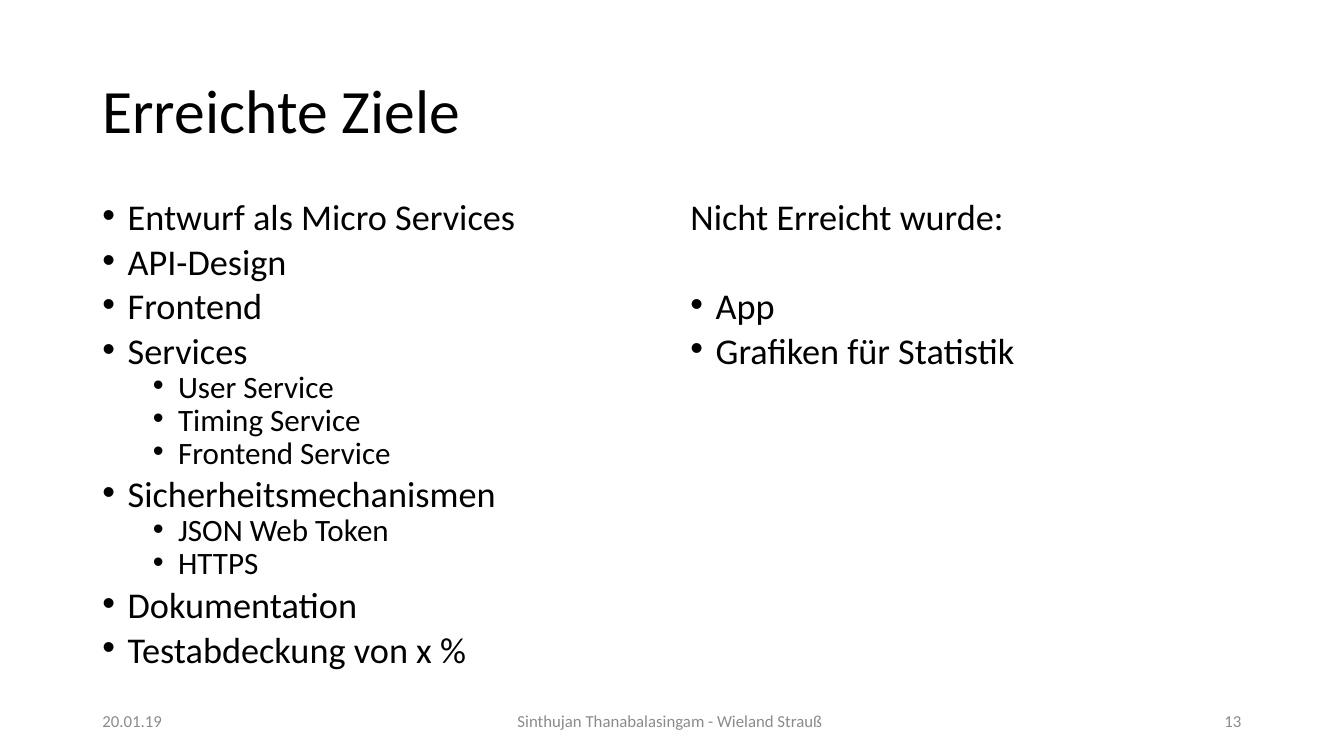
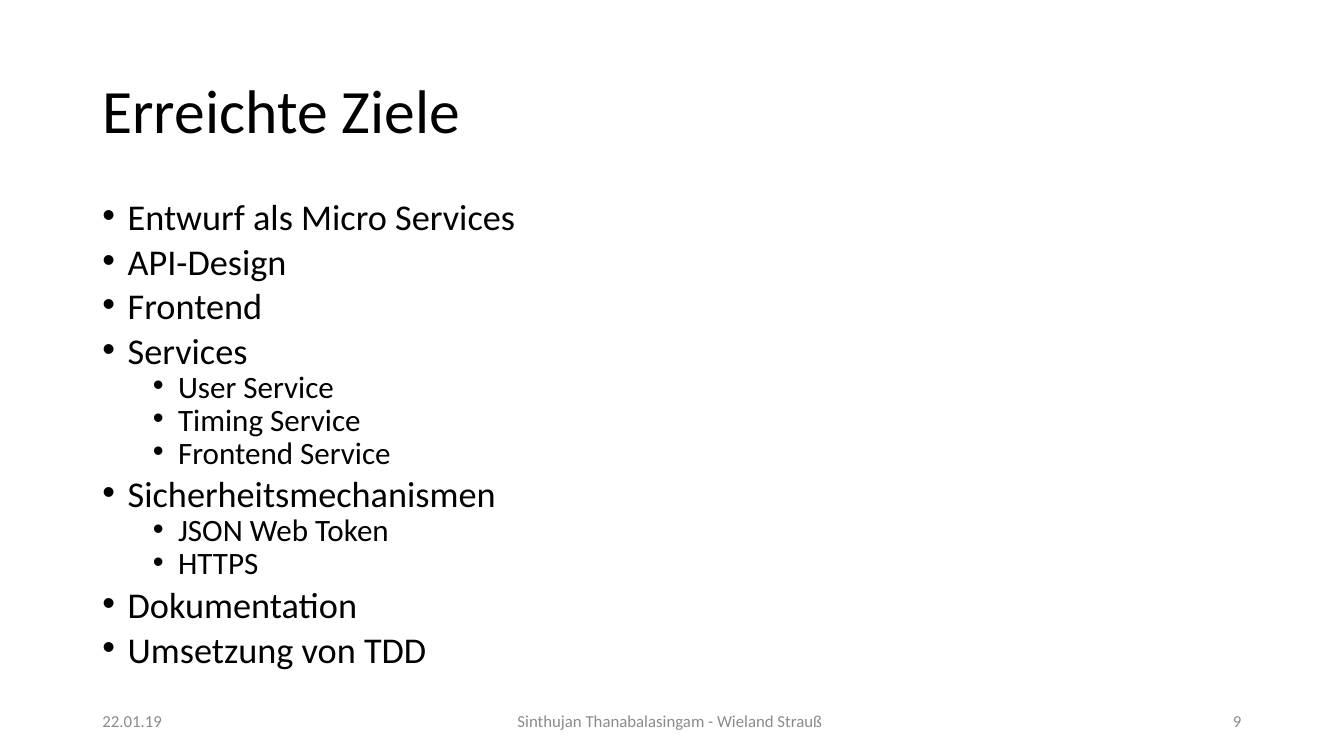
Before and after one commit to edisontrent1337/SCC_TimeTracker, a slide deck: slide 9 of orga/SCC_TimeTracker_final_presentation.pptx (slide 13 before the commit). Drawn at 1344x756 pixels with LibreOffice and Linux fonts; fonts in the diff are those of the drawing. Boxes give left, top, right and bottom in pixels: in the first picture for what was removed or moved away, otherwise in the second. Text is boxed around its words. In the diff, an @@ line names an element or a change of style, - is before the commit and + after.

```diff
--- a/orga/SCC_TimeTracker_final_presentation.pptx
+++ b/orga/SCC_TimeTracker_final_presentation.pptx
@@ text removed at [690,204,1014,365] @@
-Nicht Erreicht wurde:
-• App
-• Grafiken für Statistik
@@ text at [128,639,426,670]: text changed @@
-• Testabdeckung von x %
+• Umsetzung von TDD
@@ text at [102,716,161,727]: text changed @@
-20.01.19
+22.01.19
@@ page number at [1233,716,1241,727]: text changed @@
-13
+9
```
Also in this commit, not shown: 7 other slides changed, 1 slide added, 5 slides removed, 19 other files.
